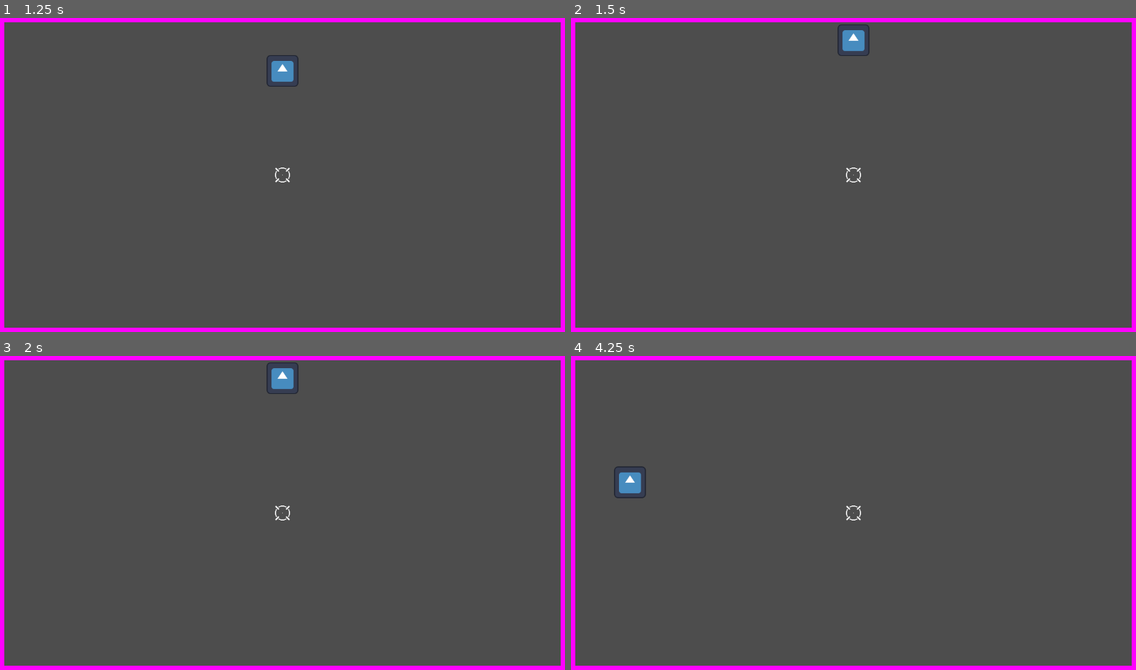
Above: before the commit, frames 1-4 (two rows, left to right).
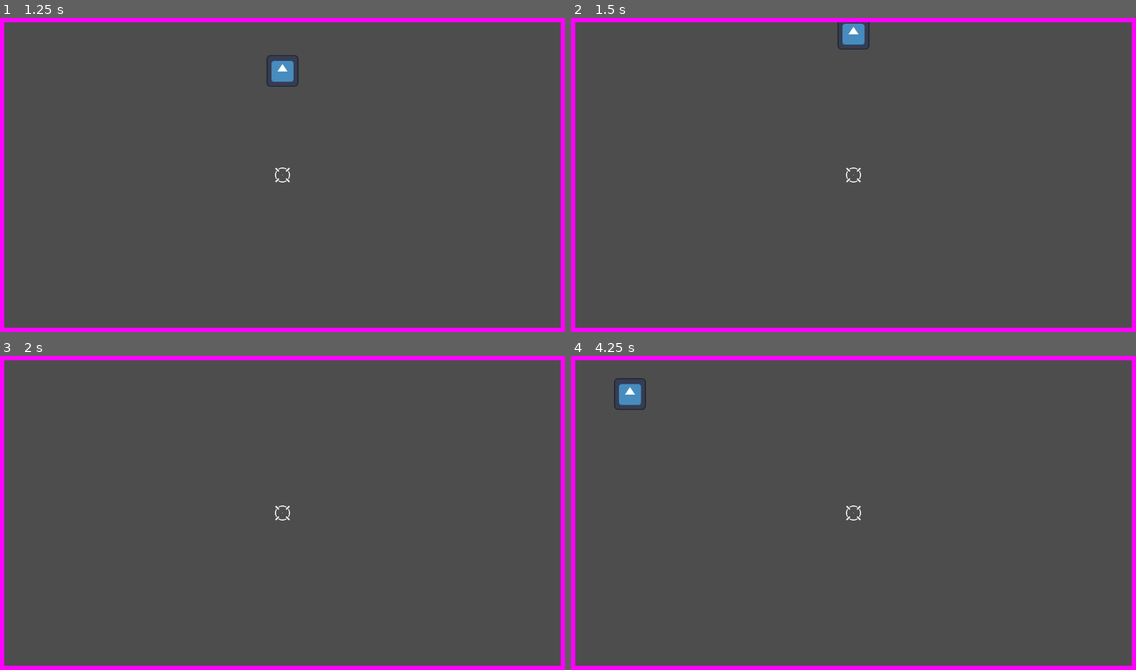
Above: after the commit, the same moments.

Repository: Fox-Alpha/Godot-4-Roguelike-Multiplayer
Game: Godot game, scene res://main.tscn
Two runs of this game, one before a commit and one after it. Both use one fixed random seed, a clock stepped at 60 frames per second and the inputs below. The engine's default icon, where the game draws it, is replaced by a stand-in: a white triangle on a blue panel in a dark square.
Inputs:
- Up to frame 1 (1.25 s): tap Enter at 0.5 s; hold Up (ui_up) from 0.53 s (still down)
- Up to frame 2 (1.5 s): keep holding Up (ui_up)
- Up to frame 3 (2 s): keep holding Up (ui_up)
- Up to frame 4 (4.25 s): tap Space at 2 s; release Up (ui_up) at 2.03 s; hold Left (ui_left) 2.03-3.53 s; hold Down (ui_down) from 3.53 s (still down)

Frame 1 is identical in both runs. In frame 2, 0.2% of the frame differs, in the area x 47-53%, y 1-13%; in frame 3, 0.3%; in frame 4, 0.7%, in the area x 7-14%, y 7-46%.

Commit message:
Chg: resizing collisionshape Chg: Set Collision Bitmask

Diff:
--- a/2-prototype-projects/prot_godot_4_3_dev1/player_2d.tscn
+++ b/2-prototype-projects/prot_godot_4_3_dev1/player_2d.tscn
@@ -4,12 +4,11 @@
 [ext_resource type="Texture2D" uid="uid://dm3exr40y6fr6" path="res://icon.svg" id="2_4qg7i"]
 
 [sub_resource type="CapsuleShape2D" id="CapsuleShape2D_y5k5n"]
-radius = 41.0
-height = 88.0
+radius = 21.0
+height = 62.0
 
 [node name="Player2D" type="CharacterBody2D"]
-collision_layer = 3
-collision_mask = 15
+collision_mask = 8
 motion_mode = 1
 platform_wall_layers = 3
 script = ExtResource("1_s72op")
